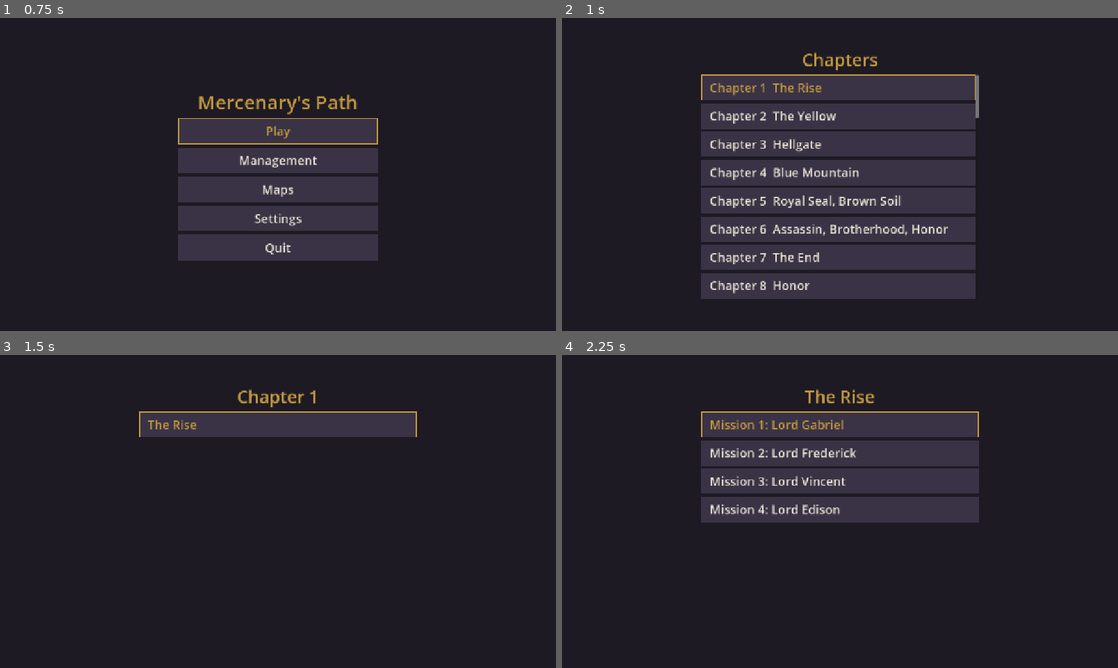
Above: before the commit, frames 1-4 (two rows, left to right).
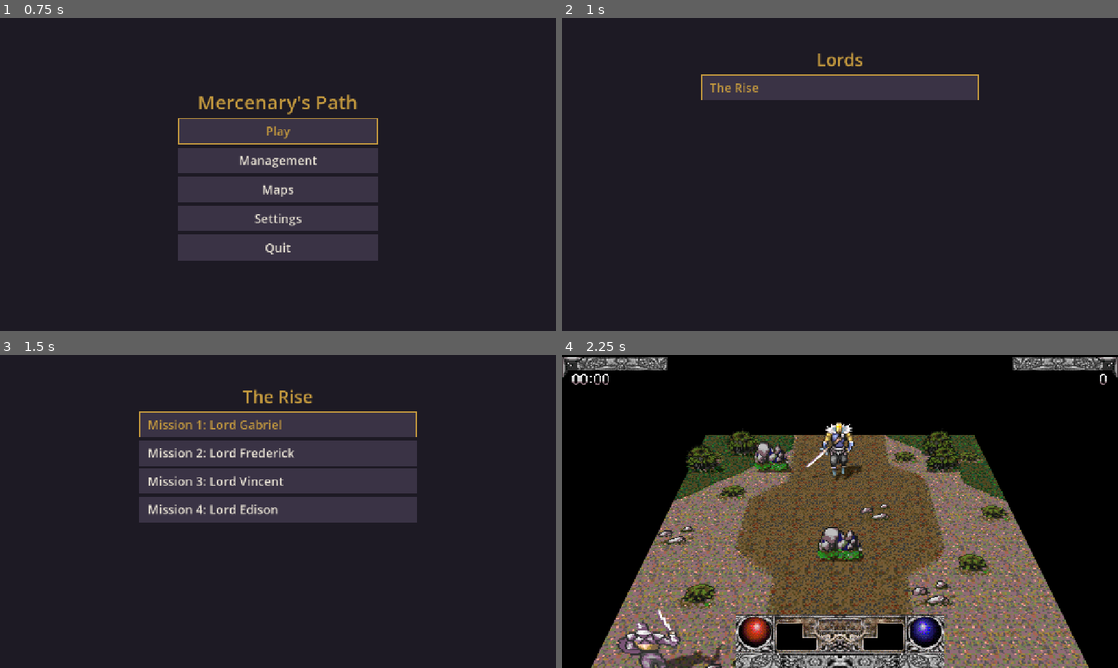
Above: after the commit, the same moments.

Repository: sapega89/Path-Of-A-Warrior
Game: Godot game, scene res://scenes/main.tscn
Same seed, same stepped clock (60 frames per second), same inputs: the game is played once before the commit and once after it.
Inputs (mouse positions are in pixels of both pictures, inside the frame that each line leads up to):
- Up to frame 1 (0.75 s): tap Enter at 0.5 s; move the mouse to (400, 158) at 0.52 s; hold D (move_right) from 0.53 s (still down); tap J (attack) at 0.6 s; click (400, 158) at 0.67 s
- Up to frame 2 (1 s): keep holding D (move_right); tap Space at 0.77 s
- Up to frame 3 (1.5 s): release D (move_right) at 1.25 s; click (278, 423) at 1.25 s, where only the run before the commit has a clickable "Chapter 1 The Rise"
- Up to frame 4 (2.25 s): click (840, 423) at 2 s, where only the run before the commit has a clickable "The Rise"

Frame 1 is identical in both runs. In frame 2, 29% of the frame differs, in the area x 25-75%, y 10-90%; in frame 3, 13%; in frame 4, 97%, in the area x 0-100%, y 0-100%.

Commit message:
Godot: the campaign moves on: the hero's place, open lords, endings
The campaign lists the lords of the hero's place (greyed until open) and marks the
missions won. A won mission takes the hero to the lord's place; a mission whose general
(won) or reward (lost) is 200 + i reaches ending i: the ending's next place, the gold,
sometimes a gear or Catherine's scarf, and one more lord opens, as in the original.

Co-Authored-By: Claude Opus 5.5 <noreply@anthropic.com>
Claude-Session: https://claude.ai/code/session_01Pra1er1kKanejmpdQiPXsm

Diff:
--- a/godot/client/i18n/strings.json
+++ b/godot/client/i18n/strings.json
@@ -50,14 +50,6 @@
   "menu.maps": {
     "en": "Maps",
     "uk": "Карти"
-  },
-  "campaign.chapters": {
-    "en": "Chapters",
-    "uk": "Розділи"
-  },
-  "campaign.chapter": {
-    "en": "Chapter %d",
-    "uk": "Розділ %d"
   },
   "campaign.mission": {
     "en": "Mission %d: %s",
@@ -194,5 +186,9 @@
   "assign.key": {
     "en": "Key %s",
     "uk": "Клавіша %s"
+  },
+  "campaign.lords": {
+    "en": "Lords",
+    "uk": "Володарі"
   }
 }
--- a/godot/client/scripts/core/profile.gd
+++ b/godot/client/scripts/core/profile.gd
@@ -18,6 +18,13 @@
 ## The weapon a new hero holds: the Iron Claymore (attack +1).
 const START_WEAPON := 116
 const PROGRESS_PER_WIN := 5
+## The lords a new hero can fight for: bit (id - 1) set.
+const START_LORDS_OPEN := 35113052110447
+const LORD_COUNT := 45
+## Where the hero goes after ending i (0: back to the start, the progress of the rulers lost).
+const NEXT_PLACE := [0, 0, 0, 0, 0, 0, 11, 8, 0, 15, 15, 20, 17, 19, 19, 0, 30, 22, 35, 38, 39, 33, 33, 44]
+const ENDING_BASE := 200
+const SCARF := 502  # Catherine's scarf: the reward of ending 2, needed to see ending 3
 ## What one stat point adds: HP, MP, attack, defence.
 const POINT_GAINS := [5, 3, 1, 1]
 enum Stat { HP, MP, ATTACK, DEFENSE }
@@ -41,6 +48,9 @@
 var friendship := {}  # general id (as text) -> points
 var progress := {}  # ruler id (as text) -> 0..100, 5 a won mission
 var done := {}  # "lord:mission" of the missions won
+var place := 0  # where the hero is: the lords of campaign chapter `place` can be fought for
+var lords_open := START_LORDS_OPEN  # bit (id - 1) set: that lord can be fought for
+var endings := 0  # bit i set: ending i was reached
 
 static var _exp_table: Array = []
 
@@ -275,6 +285,61 @@
 	return gain_exp(int(sim.exp_reward()))
 
 
+## Where the campaign goes after a mission (info: its campaign.json record). A won mission
+## takes the hero to the lord's place. A mission whose general is 200 + i (won) or whose
+## reward is 200 + i (lost) ends the story with ending i: the hero goes to that ending's
+## place, gets the mission's gold anyway when lost, sometimes a gear (Catherine's scarf
+## after ending 2), and one more lord opens. Returns the ending reached, or -1.
+func advance(sim: RefCounted, lord_id: int, info: Dictionary, rng: RandomNumberGenerator = null) -> int:
+	if rng == null:
+		rng = RandomNumberGenerator.new()
+	var general := int(info.get("general", 0))
+	var reward := int(info.get("reward", 0))
+	var ending := -1
+	if sim.won:
+		place = lord_id
+		if general >= ENDING_BASE:
+			ending = general - ENDING_BASE
+	elif reward > ENDING_BASE:
+		place = lord_id
+		ending = reward - ENDING_BASE
+		gold += int(sim.gold_reward())
+	if ending < 0:
+		return -1
+	if ending != 3 or has_item(SCARF):
+		endings |= 1 << ending
+	place = NEXT_PLACE[ending] if ending < NEXT_PLACE.size() else 0
+	if place == 0:
+		progress = {}
+	var item := 0
+	if ending == 2:
+		item = SCARF
+	elif rng.randi_range(0, 9) == 0:
+		item = 101 + (4 if level / 20 > 4 else level / 20) + 5 * rng.randi_range(0, 19)
+	var closed: Array = []
+	for i in LORD_COUNT:
+		if lords_open & (1 << i) == 0:
+			closed.append(i)
+	if not closed.is_empty():
+		lords_open |= 1 << int(closed[rng.randi_range(0, closed.size() - 1)])
+	if item != 0:
+		add_item(Items.make(item, rng))
+	if ending == 3 and not has_item(SCARF):
+		place = 4  # without the scarf the story of ending 3 is not told: back to chapter 4
+	return ending
+
+
+func is_lord_open(id: int) -> bool:
+	return id >= 1 and lords_open & (1 << (id - 1)) != 0
+
+
+func has_item(id: int) -> bool:
+	for it in backpack:
+		if int(it.id) == id:
+			return true
+	return false
+
+
 func is_done(lord_id: int, mission: int) -> bool:
 	return done.has("%d:%d" % [lord_id, mission])
 
@@ -285,7 +350,8 @@
 		"backpack": backpack,
 		"skill_levels": skill_levels, "hotkeys": hotkeys, "quick_slots": quick_slots,
 		"quick_keys": quick_keys, "friendship": friendship,
-		"progress": progress, "done": done}
+		"progress": progress, "done": done, "place": place, "lords_open": lords_open,
+		"endings": endings}
 
 
 func from_dict(d: Dictionary) -> void:
@@ -310,6 +376,9 @@
 	friendship = d.get("friendship", friendship)
 	progress = d.get("progress", progress)
 	done = d.get("done", done)
+	place = int(d.get("place", place))
+	lords_open = int(d.get("lords_open", lords_open))
+	endings = int(d.get("endings", endings))
 
 
 func save(path: String = PATH) -> bool:
--- a/godot/client/scripts/screens/campaign_screen.gd
+++ b/godot/client/scripts/screens/campaign_screen.gd
@@ -1,22 +1,28 @@
 extends Control
-## Picking a mission from the original campaign: chapter -> lord -> mission.
-## (The original's own Game Menu flow is ported later; this list opens every mission.)
+## The campaign: the lords the hero can fight for from where he is (the campaign chapter of
+## his place), then the missions of a lord. A lord who is not open yet is greyed; a mission
+## won has a mark. Winning takes the hero to that lord's place, so the list changes.
 
 const UiTheme := preload("res://scripts/ui/ui_theme.gd")
 const Campaign := preload("res://scripts/core/campaign.gd")
+const Profile := preload("res://scripts/core/profile.gd")
+const DONE_MARK := "  ✓"
 
 var campaign := Campaign.new()
+var profile: RefCounted
 var list: VBoxContainer
 var heading: Label
-## 0 chapters, 1 lords of a chapter, 2 missions of a lord
-var level := 0
+## 1 lords of the hero's place, 2 missions of a lord
+var level := 1
 var chapter := 0
 var lord_id := 0
 
 
 func _ready() -> void:
+	var p: Dictionary = Router.params
+	profile = Profile.load_or_new(str(p.get("profile_path", Profile.PATH)))
 	var col := UiTheme.menu_column(self, 640)
-	heading = UiTheme.heading("campaign.chapters", 40)
+	heading = UiTheme.heading("campaign.lords", 40)
 	col.add_child(heading)
 	var scroll := ScrollContainer.new()
 	scroll.custom_minimum_size = Vector2(640, 520)
@@ -28,9 +34,8 @@
 	list.size_flags_horizontal = Control.SIZE_EXPAND_FILL
 	list.add_theme_constant_override("separation", 6)
 	scroll.add_child(list)
-	var p: Dictionary = Router.params
-	level = int(p.get("level", 0))
-	chapter = int(p.get("chapter", 0))
+	level = clampi(int(p.get("level", 1)), 1, 2)
+	chapter = int(p.get("chapter", profile.place))
 	lord_id = int(p.get("lord", 0))
 	show_level()
 
@@ -40,25 +45,26 @@
 		list.remove_child(c)
 		c.queue_free()
 	match level:
-		0:
-			heading.text = "campaign.chapters"
-			for i in campaign.chapters.size():
-				var names: Array = campaign.chapter_lords(i).map(func(id): return campaign.lord_name(id))
-				_item(tr("campaign.chapter") % (i + 1) + "  " + ", ".join(names), _open_chapter.bind(i))
 		1:
-			heading.text = tr("campaign.chapter") % (chapter + 1)
+			heading.text = "campaign.lords"
 			for id in campaign.chapter_lords(chapter):
-				_item(campaign.lord_name(id), _open_lord.bind(int(id)))
+				var b := _item(campaign.lord_name(id), _open_lord.bind(int(id)))
+				b.disabled = not profile.is_lord_open(int(id))
 		2:
 			heading.text = campaign.lord_name(lord_id)
 			var ms := campaign.lord_missions(lord_id)
 			for i in ms.size():
-				_item(tr("campaign.mission") % [i + 1, ms[i].get("name", "")], _start.bind(i))
-	if list.get_child_count() > 0:
-		(list.get_child(0) as Button).grab_focus.call_deferred()
+				var text: String = tr("campaign.mission") % [i + 1, ms[i].get("name", "")]
+				if profile.is_done(lord_id, i):
+					text += DONE_MARK
+				_item(text, _start.bind(i))
+	for c in list.get_children():
+		if not (c as Button).disabled:
+			(c as Button).grab_focus.call_deferred()
+			break
 
 
-func _item(text: String, on_press: Callable) -> void:
+func _item(text: String, on_press: Callable) -> Button:
 	var b := Button.new()
 	b.text = text
 	b.auto_translate_mode = Node.AUTO_TRANSLATE_MODE_DISABLED
@@ -66,12 +72,7 @@
 	b.clip_text = true
 	b.pressed.connect(on_press)
 	list.add_child(b)
-
-
-func _open_chapter(i: int) -> void:
-	chapter = i
-	level = 1
-	show_level()
+	return b
 
 
 func _open_lord(id: int) -> void:
@@ -87,7 +88,7 @@
 func _unhandled_input(event: InputEvent) -> void:
 	if event.is_action_pressed("ui_cancel"):
 		get_viewport().set_input_as_handled()
-		if level > 0:
+		if level > 1:
 			level -= 1
 			show_level()
 		else:
--- a/godot/client/scripts/screens/mission_screen.gd
+++ b/godot/client/scripts/screens/mission_screen.gd
@@ -191,6 +191,7 @@
 	if sim.finished:
 		set_process(false)
 		profile.take_from(sim, lord_id, mission, int(mission_info.get("id", 0)))
+		profile.advance(sim, lord_id, mission_info)
 		profile.save()
 		Router.back()
 		return
--- a/godot/client/tests/test_profile.gd
+++ b/godot/client/tests/test_profile.gd
@@ -64,3 +64,44 @@
 	eq(q.experience, 10, "exp")
 	eq(int(q.friendship["5"]), 15, "friendship")
 	DirAccess.remove_absolute(ProjectSettings.globalize_path(TEST_PATH))
+
+
+func _sim_won(won: bool) -> RefCounted:
+	var sim: RefCounted = MapSim.new(MapBuilder.load_map(1), 0, Vector2i(4, 2))
+	sim.won = won
+	sim.mission_gold = 2
+	return sim
+
+
+func test_campaign_moves_on() -> void:
+	var p := Profile.new()
+	eq(p.place, 0, "a new hero starts at chapter 0")
+	check(p.is_lord_open(1), "The Rise is open")
+	check(not p.is_lord_open(8), "lord 8 is not open yet")
+	eq(p.advance(_sim_won(false), 2, {"general": 6, "reward": 0}), -1, "a lost mission")
+	eq(p.place, 0, "stays")
+	eq(p.advance(_sim_won(true), 2, {"general": 6, "reward": 0}), -1, "a won mission")
+	eq(p.place, 2, "goes to the lord's place")
+
+
+func test_endings() -> void:
+	var rng := RandomNumberGenerator.new()
+	rng.seed = 3
+	var p := Profile.new()
+	var open_before := p.lords_open
+	eq(p.advance(_sim_won(true), 5, {"general": 202, "reward": 0}, rng), 2, "ending 2")
+	check(p.endings & (1 << 2) != 0, "seen")
+	eq(p.place, 0, "back to the start")
+	check(p.has_item(Profile.SCARF), "Catherine's scarf")
+	check(p.lords_open != open_before, "one more lord open")
+	eq(p.advance(_sim_won(true), 9, {"general": 206, "reward": 0}, rng), 6, "ending 6")
+	eq(p.place, 11, "its place")
+	var q := Profile.new()
+	q.gold = 0
+	eq(q.advance(_sim_won(false), 1, {"general": 6, "reward": 210}, rng), 10, "ending 10 by losing")
+	eq(q.gold, 300, "the mission's gold anyway (2 x 150 on normal)")
+	eq(q.place, 15, "its place")
+	var r := Profile.new()
+	eq(r.advance(_sim_won(true), 5, {"general": 203, "reward": 0}, rng), 3, "ending 3")
+	check(r.endings & (1 << 3) == 0, "not seen without the scarf")
+	eq(r.place, 4, "back to chapter 4")
--- a/godot/client/tools/shots.gd
+++ b/godot/client/tools/shots.gd
@@ -81,7 +81,14 @@
 		await get_tree().physics_frame
 	await _shot(out, "map_%02d_walk" % MAPS.back())
 	# The campaign: the mission list and the first mission, walking down into the next room.
-	Router.go("campaign", {"level": 2, "chapter": 0, "lord": 1})
+	# The lords to fight for from chapter 5: Assassin and Brotherhood are not open yet.
+	var walker: RefCounted = load("res://scripts/core/profile.gd").new()
+	walker.place = 5
+	walker.done["1:0"] = true
+	walker.save("user://shot_walker.json")
+	Router.go("campaign", {"profile_path": "user://shot_walker.json"})
+	await _shot(out, "04_lords")
+	Router.go("campaign", {"level": 2, "lord": 1, "profile_path": "user://shot_walker.json"})
 	await _shot(out, "04_missions")
 	Router.go("mission", {"lord": 1, "mission": 0, "seed": 1})
 	var mission: Node = Router.current
